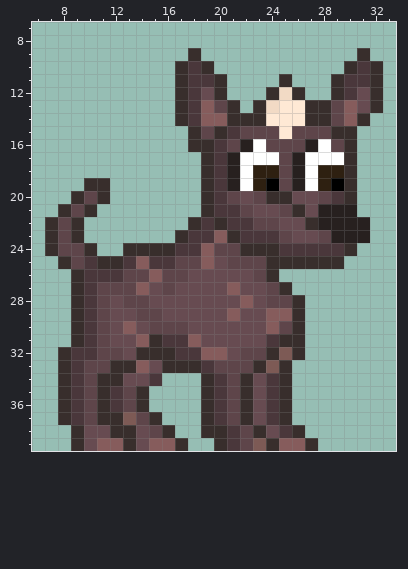
Two states of a pixel-art file, Assets/Sprites/Characters/xolo.aseprite. Above is the file before it was changed.
40x40 pixels, 1 frame. Shown: x 6..33, y 7..39. The old version is drawn lined up with the new one.
Once edited:
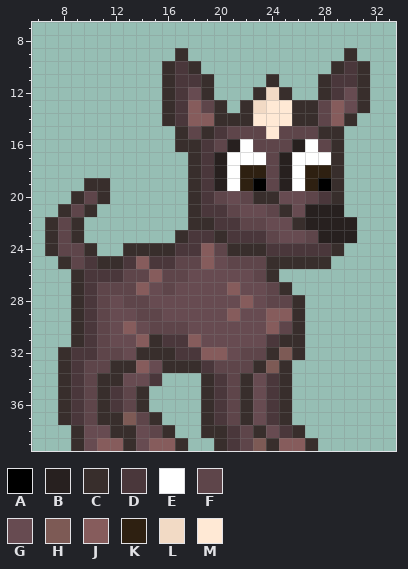
Palette (. is transparent): A #000000  B #27201f  C #382e2c  D #4a373b  E #ffffff  F #5e454a  G #674b51  H #7d5a55  J #865c5c  K #2e2011  L #f2dac5  M #ffe9d5
Difference:
whole drawing moved by +3,+0 (the old picture is shown already moved)
Changed rows in their new state; - is an unchanged pixel.
first column x 16:
 9 -C.-----------C.-
10 CDC.---------CDC.
11 CD-C.---C.--CD-C.
12 CDGC.--CLC.-CDGC.
13 CDJFC.CLM-C-FJGC.
14 CDJ-C--M--C-FJC.-
15 -CFCDF--MF--C-.--
16 -C-DFBEF--BEFC.--
17 --CDBE--FBE--C.--
18 --CDBEK-FBEK-C.--
19 --CDBEKAFBEKAC.--
20 --CDFGFC-G-FDC.--
21 --CD-FG-FCGB--.--
22 ---CD-F-G-CB---.-
23 ----CD--FG-FB--.-
24 -----C--D----C.--
25 -------------.---
Pixel boxes of the changes (left, top, right, bottom) in both pictures:
changed: (162, 48, 383, 269)
